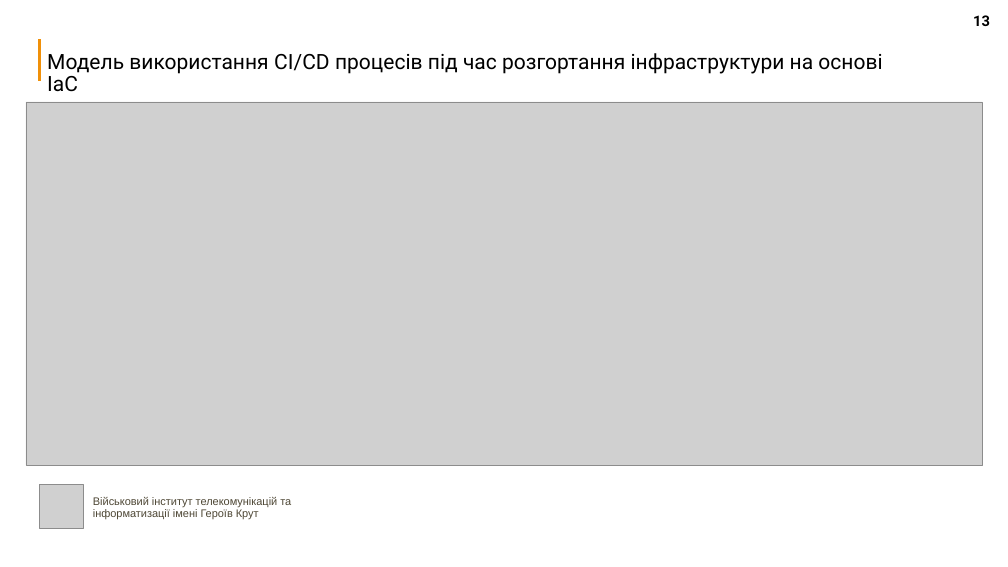
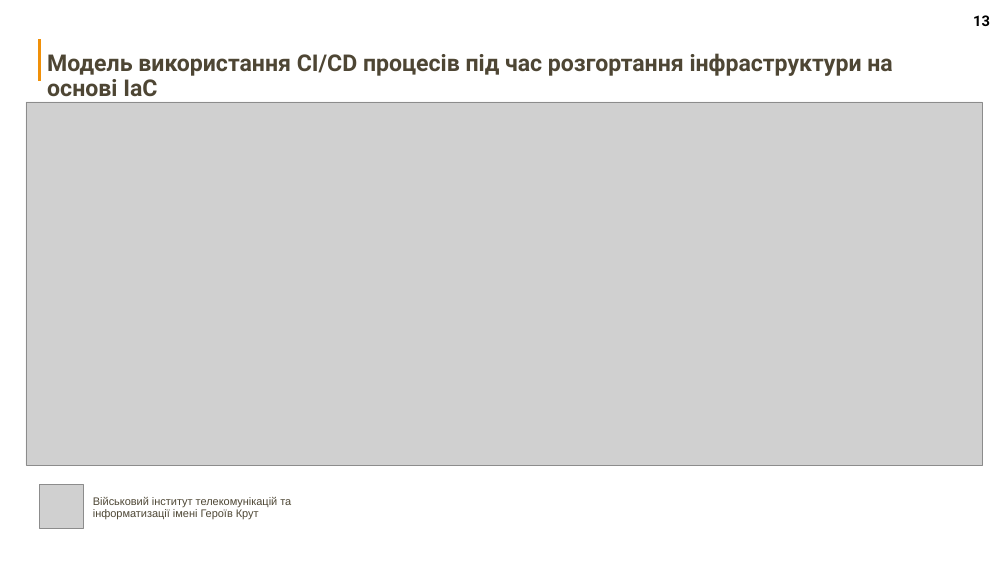
Before and after one commit to n1ta8080/diploma, a slide deck: slide 13 of презентація диплом.pptx. Drawn at 1008x567 pixels with LibreOffice and Linux fonts; fonts in the diff are those of the drawing; grey boxes stand for pictures. Boxes give left, top, right and bottom in pixels: in the first picture for what was removed or moved away, otherwise in the second. Text is boxed around its words. In the diff, an @@ line names an element or a change of style, - is before the commit and + after.

```diff
--- a/презентація диплом.pptx
+++ b/презентація диплом.pptx
@@ text "Модель використання CI/CD процесів під ..." at box(47, 53, 892, 96): size 20 to 22 pt, text colour #000000 to #4E4634, bold on @@
```
Also in this commit, not shown: 12 other slides changed, 5 other files.
